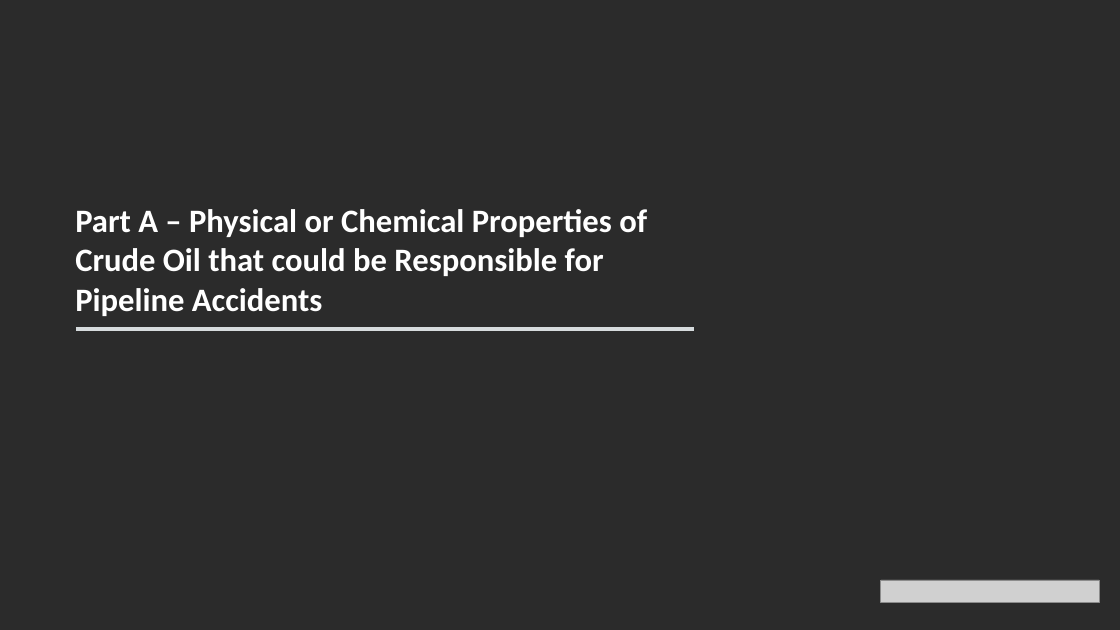
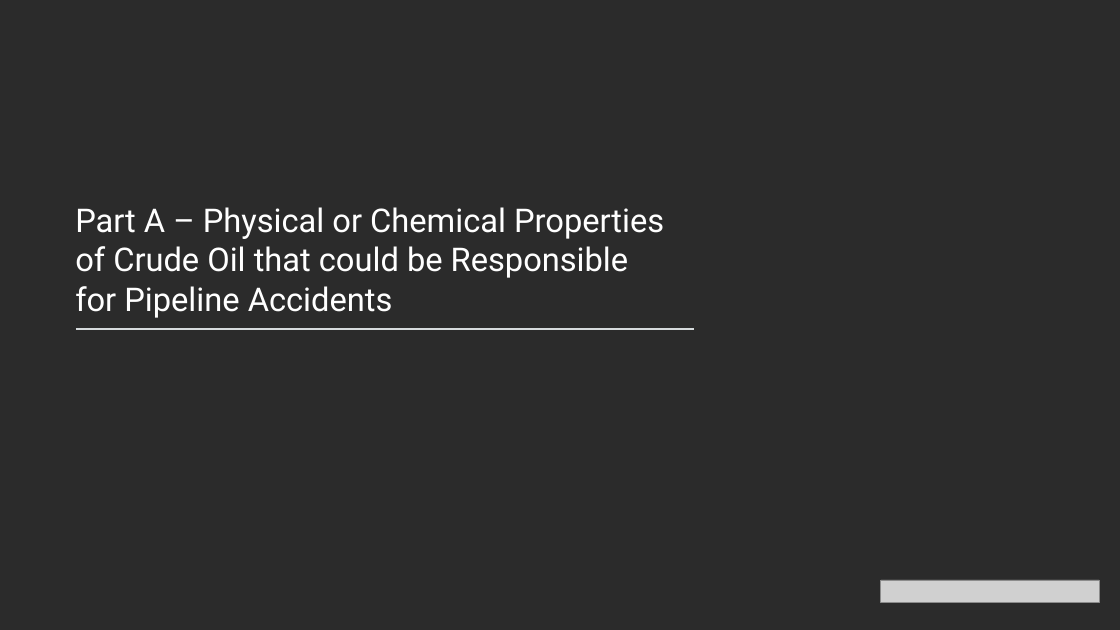
Before and after one commit to cameronmackinnon/crude_oil_accidents, a slide deck: slide 4 of presentations/Pipeline Accidents Presentation v0.pptx. Drawn at 1120x630 pixels with LibreOffice and Linux fonts; fonts in the diff are those of the drawing; grey boxes stand for pictures; background and template pictures are left out; a plain dark background stands for a picture behind light text. Boxes give left, top, right and bottom in pixels: in the first picture for what was removed or moved away, otherwise in the second. Text is boxed around its words. In the diff, an @@ line names an element or a change of style, - is before the commit and + after.

```diff
--- a/presentations/Pipeline Accidents Presentation v0.pptx
+++ b/presentations/Pipeline Accidents Presentation v0.pptx
@@ text "Part A – Physical or ..." at bbox=[75, 207, 664, 318]: font Calibri to Roboto, bold off @@
```
Also in this commit, not shown: 16 other slides changed, 1 slide added, 6 slides removed, 2 other files.
